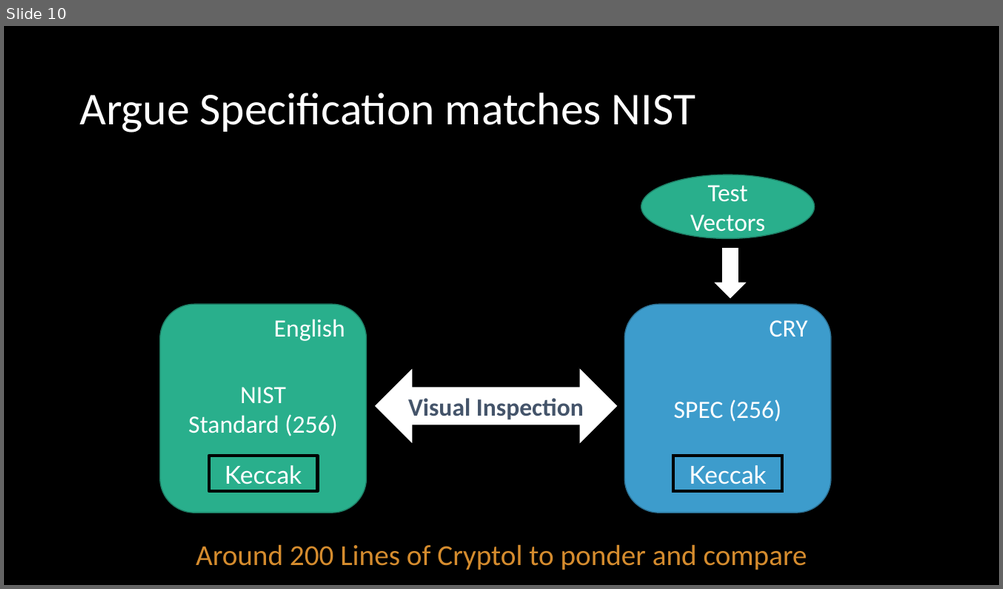
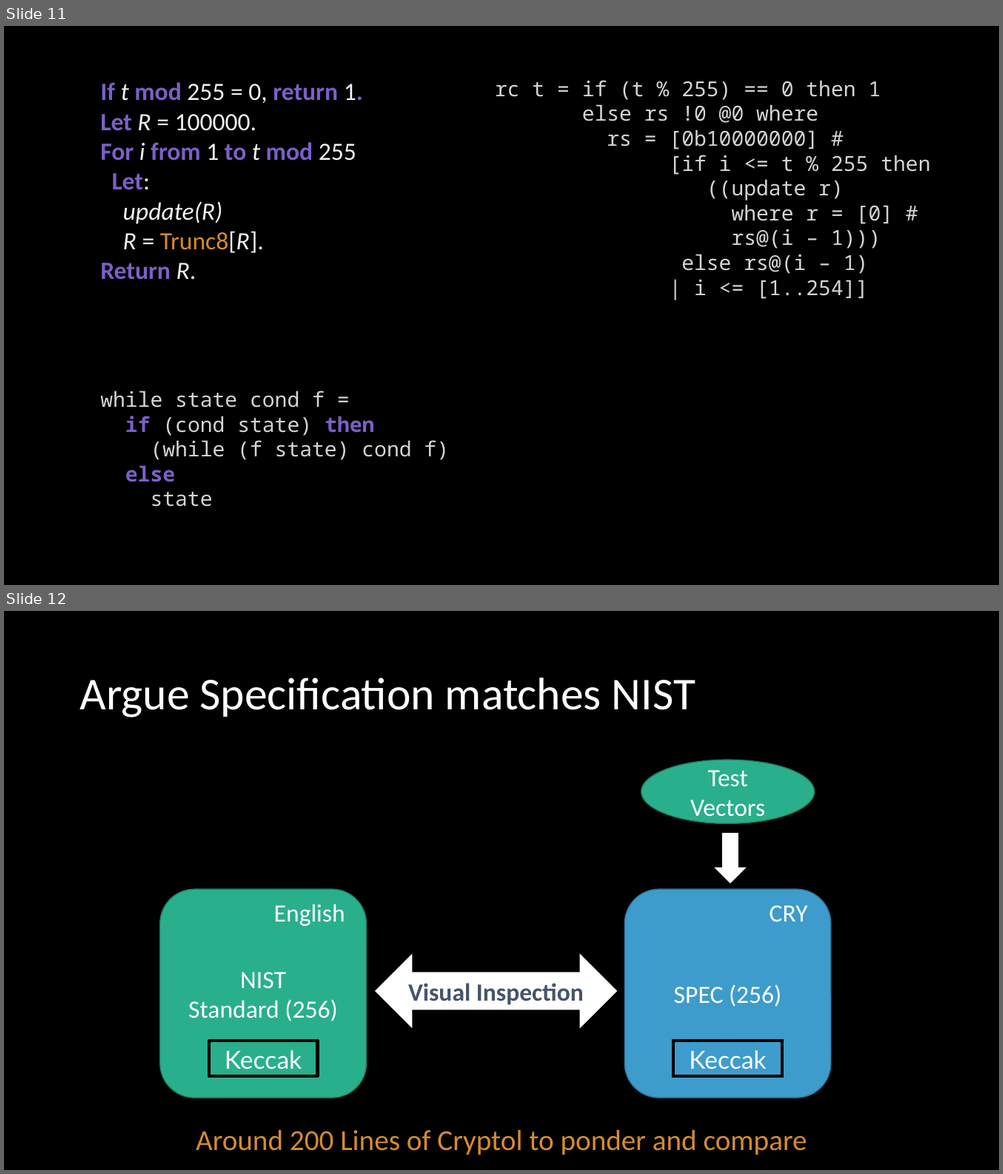
Before and after one commit to ericmercer/sha3-verification, a slide deck: presentation/SPIN2022.pptx. Shown one above the other, each under a label of ours: slide 10 before the commit, slides 11 and 12 after it. The pictures are 1003x589 and 1003x1174 pixels, drawn with LibreOffice and Linux fonts; fonts in the diff are those of the drawing. Boxes give left, top, right and bottom in pixels: in the first picture for what was removed or moved away, otherwise in the second. Text is boxed around its words. In the diff, an @@ line names an element or a change of style, - is before the commit and + after.

```diff
--- a/presentation/SPIN2022.pptx
+++ b/presentation/SPIN2022.pptx
@@ slide 11 added at [4, 26, 999, 585], background #000000 @@
@@ text added at [100, 82, 363, 280], 24 pt, text #F2F2F2 @@
+If t mod 255 = 0, return 1.
+Let R = 100000.
+For i from 1 to t mod 255
+Let:
+update(R)
+R = Trunc8[R].
+Return R.
@@ text added at [495, 80, 930, 299], 20 pt, text #D4D4D4 @@
+rc t = if (t % 255) == 0 then 1
+else rs !0 @0 where
+rs = [0b10000000] #
+[if i <= t % 255 then
+((update r)
+where r = [0] #
+rs@(i – 1)))
+else rs@(i – 1)
+| i <= [1..254]]
@@ text added at [100, 391, 449, 507], 20 pt, text #D4D4D4 @@
+while state cond f =
+if (cond state) then
+(while (f state) cond f)
+else
+state
@@ what was slide 10 is now slide 12 @@
```
Also in this commit, not shown: 4 slides changed, 2 other slides added.
